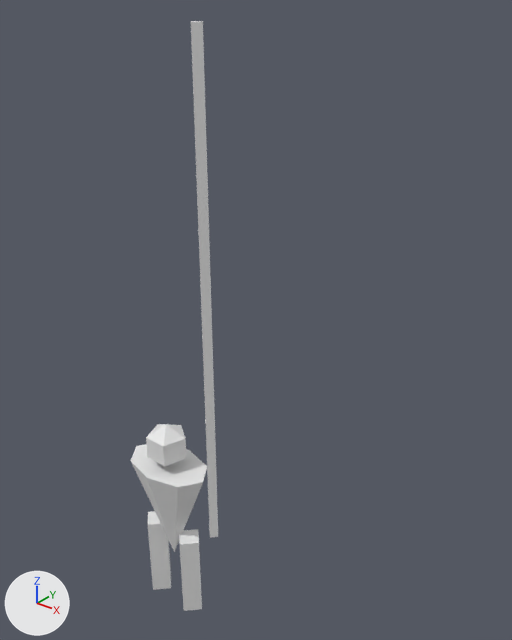
Two versions of the Blender file pikeman.blend, one commit apart.
The view is the same before and after, from a 50 mm camera at (3.66, -3.38, 5.25) aimed at (0.12, 1.04, 2.5). The axes (+X, +Y, +Z) are drawn at lower left. The lights are the same throughout.

In view in the first picture: 'Body', 'Head', 'LegR', 'LrgL', 'Pike'.
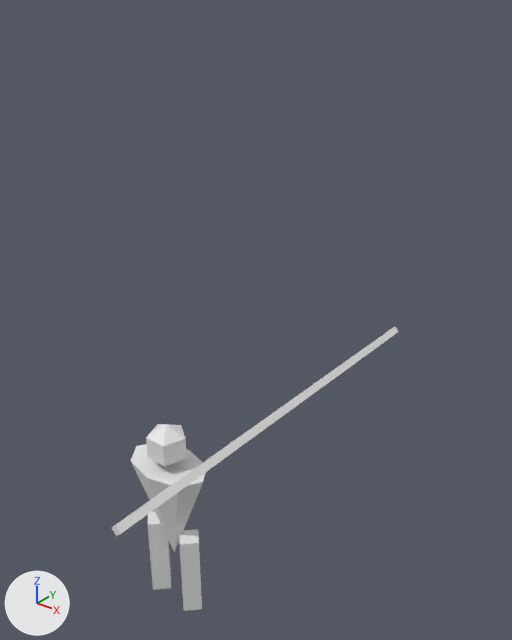
Where the change shows, as pixel boxes [x1, y1, x2, y2] in the pictures (512 x 640 px):
```json
{"object": "Pike", "change": "moved, turned", "before": [191, 21, 218, 538], "after": [112, 327, 399, 536]}
```

The change, as JSON lines over the scene's bpy script:
```json
{"op": "set", "path": "ob_pike.location", "old": "(0.5, 0.0, 1.5)", "new": "(0.5, -0.5, 1.75)"}
{"op": "set", "path": "ob_pike.rotation_euler", "old": "(0.0, 0.0, 0.0)", "new": "(-1.571, 0.0, 0.0)", "note": "degrees (0, 0, 0) -> degrees (-90, 0, 0)"}
```
